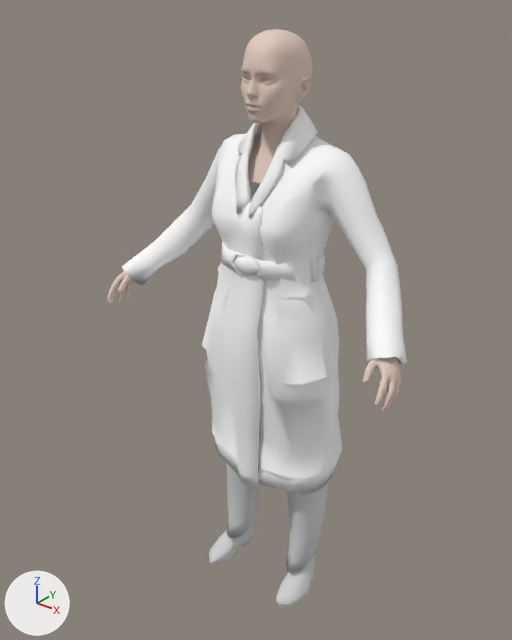
One commit to the glTF model assets/people/mh/defne.dress-warm.lod.glb: the scene before it, then after it.
Camera for both pictures: a 50 mm lens placed at (1.085, -1.406, 0.622), pointed at (-0.045, 0.007, -0.253). Lighting does not change. The marker at lower left points along +X, +Y and +Z. The picture after the commit comes second. Where no turn or scale is listed for an object, it has been applied to the vertices. Vertices at exactly the same position are counted once.

Names of what the first picture shows: 'body', 'clothes:punkduck_winter_coat', 'clothes:toigo_ankle_boots_female', 'clothes:toigo_wool_pants', 'head'.
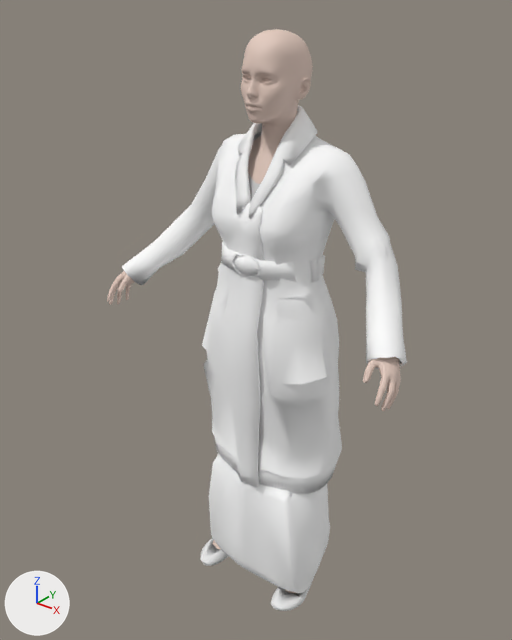
The newer file is also turned or shifted as a whole; pictures and numbers use the older file's frame.

Location of each change, [x1, y1, x2, y2] in pixels of the pictures (512 x 640 px; the box of a moved part takes in the faces that stretch with it):
'clothes:mindfront_f_dress_09', added
    after: [209, 453, 330, 593]
'clothes:toigo_wool_pants', deleted
    before: [226, 463, 328, 573]
'clothes:toigo_ankle_boots_female', deleted
    before: [209, 522, 315, 607]
'clothes:toigo_flats', added
    after: [200, 538, 312, 611]
'clothes:elvs_ruffle_sleeve_peasant_blouse_1', added (mostly hidden)
    after: [248, 134, 261, 202]
part 1 of me_clothes_punkduck_winter_coat, moved or reshaped
    both: [160, 129, 407, 365]
part 2 of me_clothes_punkduck_winter_coat, moved or reshaped
    both: [214, 396, 316, 494]

Diff of the bpy script that builds the scene:
```diff
--- a/assets/people/mh/defne.dress-warm.lod.glb.py
+++ b/assets/people/mh/defne.dress-warm.lod.glb.py
@@ me_clothes_punkduck_winter_coat @@
-me_clothes_punkduck_winter_coat.from_pydata(...)  # 1131 vertices, 2219 faces; spans x -0.46..0.462, y -0.147..0.198, z -0.738..0.335
+me_clothes_punkduck_winter_coat.from_pydata(...)  # 1131 vertices, 2220 faces; spans x -0.46..0.462, y -0.147..0.198, z -0.738..0.335
+# me_clothes_punkduck_winter_coat part 1: 28 vertices moved from x -0.271..0.455, y -0.102..0.111, z -0.158..0.198 to x -0.271..0.457, y -0.102..0.11, z -0.158..0.199; 36 vertices removed from x -0.314..0.462, y -0.103..0.112, z -0.16..0.263; 38 vertices added at x -0.311..0.462, y -0.101..0.114, z -0.161..0.26
+# me_clothes_punkduck_winter_coat part 2: 6 vertices moved from x -0.045..0.148, y -0.097..-0.049, z -0.731..-0.604 to x -0.044..0.148, y -0.097..-0.049, z -0.731..-0.603; 8 vertices removed from x -0.005..0.174, y -0.109..-0.036, z -0.732..-0.476; 8 vertices added at x -0.005..0.178, y -0.109..-0.031, z -0.732..-0.48
+# other edits to the shape of me_clothes_punkduck_winter_coat do not show in these pictures
 me_clothes_punkduck_winter_coat.materials.append(mat_clothes_punkduck_winter_coat)
@@ ob_clothes_toigo_ankle_boots_female @@
-ob_clothes_toigo_ankle_boots_female = bpy.data.objects.new('clothes:toigo_ankle_boots_female', me_clothes_toigo_ankle_boots_female)
@@ ob_clothes_toigo_wool_pants @@
-ob_clothes_toigo_wool_pants = bpy.data.objects.new('clothes:toigo_wool_pants', me_clothes_toigo_wool_pants)
@@ ob_clothes_toigo_flats @@
+ob_clothes_toigo_flats = bpy.data.objects.new('clothes:toigo_flats', me_clothes_toigo_flats)  # 477 vertices, 938 faces; spans x -0.199..0.199, y 0.195..0.43, z -0.102..-0.044; in mat_clothes_toigo_flats (white #e7e7e7)
+ob_clothes_toigo_flats.location = (0.001, -0.337, -1.032)
@@ ob_clothes_mindfront_f_dress_09 @@
+ob_clothes_mindfront_f_dress_09 = bpy.data.objects.new('clothes:mindfront_f_dress_09', me_clothes_mindfront_f_dress_09)  # 592 vertices, 980 faces; spans x -0.437..0.437, y 0.199..0.522, z -0.058..1.254; in mat_clothes_mindfront_f_dress_09 (white #ffffff)
+ob_clothes_mindfront_f_dress_09.location = (0.001, -0.337, -1.032)
@@ ob_clothes_elvs_ruffle_sleeve_peasant_blouse_1 @@
+ob_clothes_elvs_ruffle_sleeve_peasant_blouse_1 = bpy.data.objects.new('clothes:elvs_ruffle_sleeve_peasant_blouse_1', me_clothes_elvs_ruffle_sleeve_peasant_blouse_1)  # 289 vertices, 495 faces; spans x -0.192..0.196, y 0.254..0.47, z 0.758..1.278; in mat_clothes_elvs_ruffle_sleeve_peasant_blouse_1 (light grey #d1d1d1)
+ob_clothes_elvs_ruffle_sleeve_peasant_blouse_1.location = (0.001, -0.337, -1.032)
```
